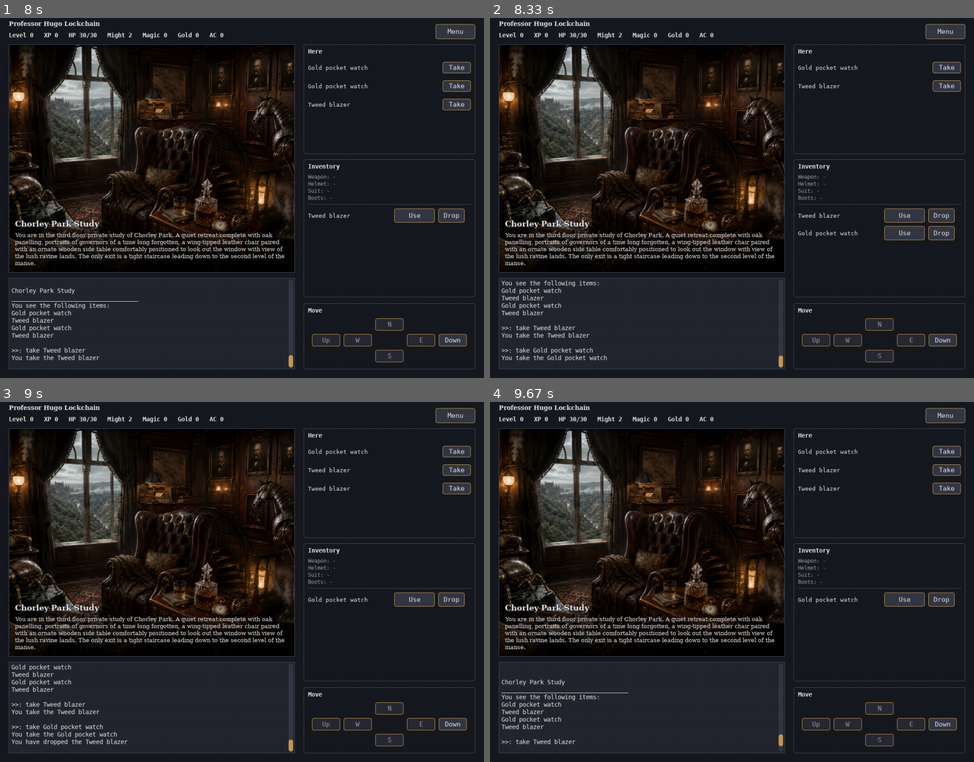
Above: before the commit, frames 1-4 (two rows, left to right).
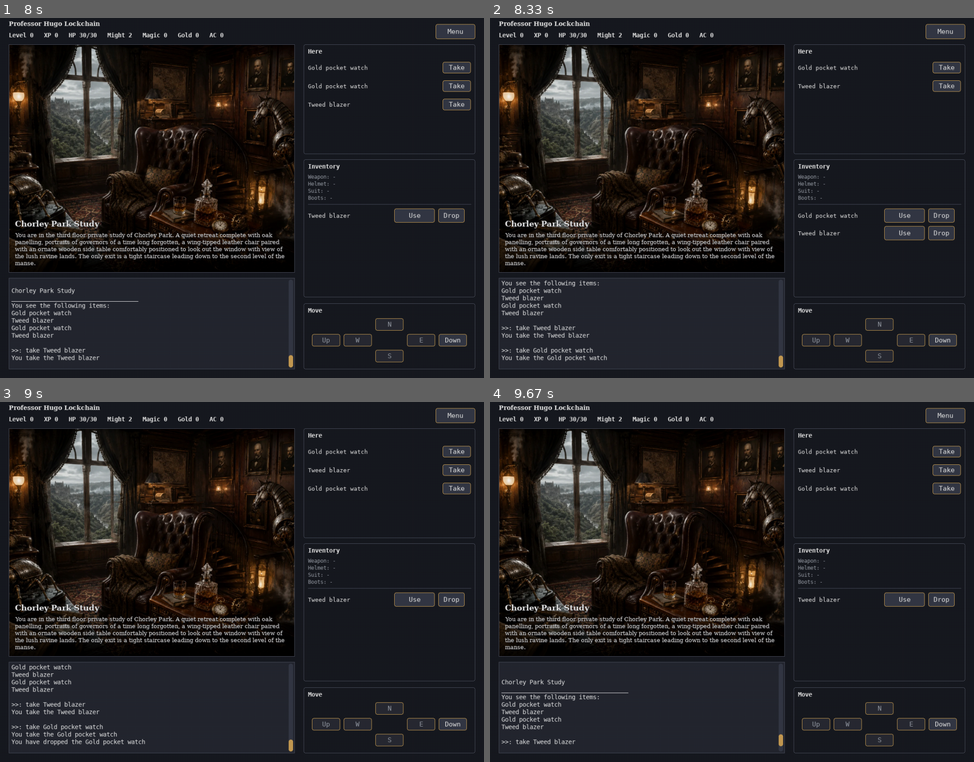
Above: after the commit, the same moments.

Repository: pkokosielis/Chains-of-Ivy
Game: pygame game, started from pygame_main.py
Two runs of this game, one before a commit and one after it. Both use one fixed random seed, a clock stepped at 60 frames per second and the inputs below.
Inputs (mouse positions are in pixels of both pictures, inside the frame that each line leads up to):
- Up to frame 1 (8 s): click "New Game" at 0.38 s; click "Down" at 0.72 s; press the mouse at (454, 68) at 1.03 s; move the mouse to (309, 72) at 1.13 s; release the mouse at (164, 79) at 1.27 s; press the mouse at (454, 32) at 1.37 s; move the mouse to (324, 144) at 1.47 s; release the mouse at (193, 255) at 1.6 s; press the mouse at (450, 46) at 1.7 s; move the mouse to (343, 147) at 1.8 s; release the mouse at (237, 248) at 1.93 s; press the mouse at (188, 223) at 2.03 s; move the mouse to (280, 273) at 2.13 s; release the mouse at (377, 327) at 2.27 s; click "Down" at 2.38 s; press the mouse at (290, 352) at 2.7 s; move the mouse to (290, 248) at 2.8 s; release the mouse at (290, 147) at 2.93 s; press the mouse at (387, 324) at 3.03 s; move the mouse to (271, 295) at 3.13 s; release the mouse at (150, 262) at 3.27 s; click "S" at 3.38 s; press the mouse at (324, 342) at 3.7 s; move the mouse to (256, 324) at 3.8 s; release the mouse at (188, 306) at 3.93 s; press the mouse at (454, 32) at 4.03 s; move the mouse to (372, 111) at 4.13 s; release the mouse at (290, 194) at 4.27 s; click "Take" at 4.38 s; tap Enter at 4.67 s; press the mouse at (290, 324) at 5.03 s; move the mouse to (193, 298) at 5.13 s; release the mouse at (96, 273) at 5.27 s; press the mouse at (454, 122) at 5.37 s; move the mouse to (425, 158) at 5.47 s; release the mouse at (401, 198) at 5.6 s; press the mouse at (416, 216) at 5.7 s; move the mouse to (401, 144) at 5.8 s; release the mouse at (387, 72) at 5.93 s; press the mouse at (290, 324) at 6.03 s; move the mouse to (295, 291) at 6.13 s; release the mouse at (304, 255) at 6.27 s; press the mouse at (454, 32) at 6.37 s; move the mouse to (290, 151) at 6.47 s; release the mouse at (125, 270) at 6.6 s; press the mouse at (454, 86) at 6.7 s; move the mouse to (382, 100) at 6.8 s; release the mouse at (309, 115) at 6.93 s; click "Helmet: -" at 7.05 s; click "Yes" at 7.38 s; press the mouse at (454, 122) at 7.7 s; move the mouse to (425, 208) at 7.8 s; release the mouse at (392, 295) at 7.93 s
- Up to frame 2 (8.33 s): press the mouse at (944, 68) at 8.03 s; move the mouse to (809, 172) at 8.13 s; release the mouse at (669, 277) at 8.27 s
- Up to frame 3 (9 s): press the mouse at (450, 600) at 8.37 s; move the mouse to (353, 560) at 8.47 s; release the mouse at (251, 524) at 8.6 s; click "Yes" at 8.72 s
- Up to frame 4 (9.67 s): press the mouse at (780, 744) at 9.03 s; move the mouse to (790, 603) at 9.13 s; release the mouse at (799, 463) at 9.27 s; press the mouse at (780, 744) at 9.37 s; move the mouse to (722, 621) at 9.47 s; release the mouse at (664, 495) at 9.6 s

Frame 1 is identical in both runs. In frame 2, 0.2% of the frame differs, in the area x 63-76%, y 54-61%; in frame 3, 0.2%, in the area x 17-76%, y 23-96%; in frame 4, 0.2%.

Commit message:
Sort inventory panel by equipped, then most recently acquired
Equipped items now float to the top of the Inventory panel; the rest
are ordered newest-acquired first instead of the raw pickup order.

Diff:
--- a/pygame_main.py
+++ b/pygame_main.py
@@ -889,9 +889,17 @@
       y = self._inventoryItemsStartY()
       startY = y
 
-      for item in self.player.inventory:
-         equipped = item is self.player.weapon or item is self.player.helmet \
+      def isEquipped(item):
+         return item is self.player.weapon or item is self.player.helmet \
             or item is self.player.suit or item is self.player.boots
+
+      # self.player.inventory is oldest-first (append order), so reversing
+      # gives most-recently-acquired first; the stable sort then floats
+      # equipped items to the top without disturbing that recency order.
+      orderedItems = sorted(reversed(self.player.inventory), key=lambda it: not isEquipped(it))
+
+      for item in orderedItems:
+         equipped = isEquipped(item)
          useX = x + nameWidth + buttonGap
          dropX = useX + useWidth + buttonGap
          useButton = Button((useX, y, useWidth, rowHeight), "Equipped" if equipped else "Use",
